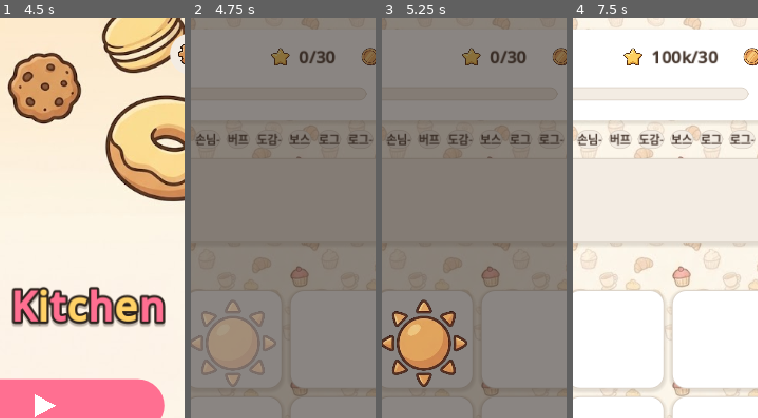
Above: before the commit, frames 1-4 (left to right).
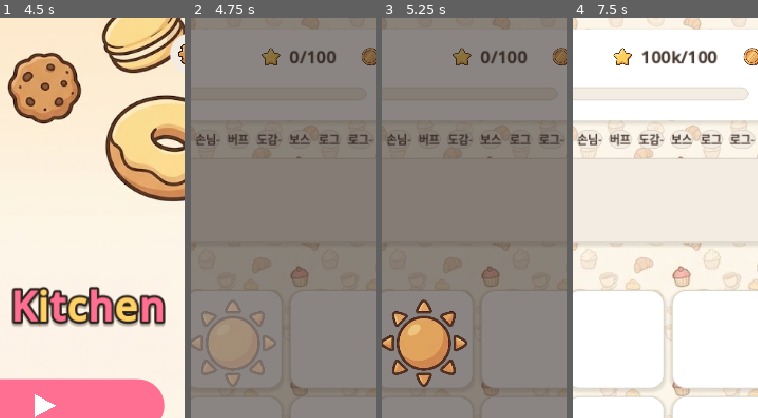
Above: after the commit, the same moments.

Repository: yellyB/game-slot-kitchen
Game: Godot game, scene res://scenes/Main.tscn
The game is run twice, just before and just after one commit, with the same random seed, the same clock (stepped at 60 frames per second) and the same inputs. Sound files missing from this copy of the repository are replaced by a short silence.
Inputs (mouse positions are % of the whole screen's width and height, from its top left):
- Up to frame 1 (4.5 s): tap Enter at 0.5 s; move the mouse to (45, 70) at 0.52 s; hold W 0.53-1.25 s; tap Q at 0.6 s; click (45, 70) at 0.67 s; tap Space at 0.77 s; click (11, 5) at 1.25 s; drag from (80, 65) to (45, 70) at 2.02 s; move the mouse to (20, 35) at 2.77 s; hold A 2.78-3.5 s; tap R at 2.85 s; drag from (55, 50) to (20, 35) at 3.52 s; move the mouse to (35, 25) at 4.27 s; hold S from 4.28 s (still down); tap Z at 4.35 s
- Up to frame 2 (4.75 s): keep holding S; tap Space at 4.52 s
- Up to frame 3 (5.25 s): release S at 5 s; drag from (21, 40) to (35, 25) at 5.02 s
- Up to frame 4 (7.5 s): move the mouse to (50, 40) at 5.77 s; hold W 5.78-6.5 s; tap C at 5.85 s; click (50, 40) at 5.92 s; click "+10만" at 6.5 s; click "별+10만" at 7.25 s
The pictures show only the part of the screen within x 39-89%, y 0-50%; the shares and areas given below are measured in that part.

Frame 1 is identical in both runs. In frame 2, 0.8% of the frame differs, in the area x 38-79%, y 7-12%; in frame 3, 0.8%; in frame 4, 1.3%, in the area x 21-79%, y 7-12%.

Commit message:
1개월차 4주 관문 440 — 실측 459 반영 (월 목표 380→440)
가중치 [10,12,8,8]→[10,12,8,14]로 1~3주(100/220/300)는 유지하고
4주=월목표만 440으로. 2개월차+ 곡선 불변.

Co-Authored-By: Claude Opus 4.8 (1M context) <noreply@anthropic.com>

Diff:
--- a/data/levels.gd
+++ b/data/levels.gd
@@ -15,7 +15,7 @@
 const RENT_BASE := 4000    # 곡선 기준값(mi>=onboarding 스케일). 초반은 RENT_ONBOARD로 별도.
 # 1~6개월차 목표점수 — 점수제(÷100·×10, 램프 상한으로 점수 정체). 7개월차+는 아래 곡선 공식.
 #   램프 정체 구간(~1만~1.5만)을 관통하며 상향 → 약빌드 m3, 강/숙련 m6~7 탈락.
-const RENT_ONBOARD := [300, 1200, 3500, 7000, 13000, 22000]
+const RENT_ONBOARD := [440, 1200, 3500, 7000, 13000, 22000]
 const RENT_GROWTH := 1.25   # 기본 복리 — 초반 월세 상향(2개월차 여유 축소). 강빌드 12개월 지점은 ACCEL이 결정
 const RENT_ACCEL := 2.50    # 후반 가속 항 복리(볼록) — 시뮬: 강빌드 ~12개월 겨우 통과 후 탈락
 const RENT_ACCEL_W := 0.02  # 가속 항 가중(초반 미미 → 후반 지배)
@@ -24,6 +24,8 @@
 # 주 관문 = 월 목표의 누적 분배(볼록: 첫주 최소→월말 최대). 증가분 비중, 누적합이 그 주 관문·전체합이 월 목표.
 # 항목 수 = WEEKS_PER_MONTH. 예) [1,2,3,4] → 누적 관문 0.1·0.3·0.6·1.0 (월말 = 월 목표).
 const WEEK_TARGET_WEIGHTS := [1, 2, 3, 4]
+# 1개월차(온보딩) 전용 주 가중치 — 실플레이 실측(106/226/308/459)에 맞춘 누적 관문 100·220·300·440.
+const ONBOARD_M1_WEIGHTS := [10, 12, 8, 14]
 
 # waves(주차별 손님 수)만 정의 — 월세는 공식(_monthly_rent). 정의 이후는 마지막 달 waves 연장.
 const MONTHS := [
@@ -59,15 +61,16 @@
 	return mini(base + WAVE_STEP * (mi - (MONTHS.size() - 1)), WAVE_CAP)
 
 ## 이번 주(0-base wi) 누적 관문 — 월 목표 mr을 WEEK_TARGET_WEIGHTS로 볼록 분배. 월말은 정확히 mr.
-static func _week_gate(mr: int, wi: int) -> int:
+static func _week_gate(mr: int, wi: int, mi: int) -> int:
 	if wi >= WEEKS_PER_MONTH - 1:
 		return mr
+	var weights: Array = ONBOARD_M1_WEIGHTS if mi == 0 else WEEK_TARGET_WEIGHTS
 	var total := 0
-	for x in WEEK_TARGET_WEIGHTS:
+	for x in weights:
 		total += int(x)
 	var cum := 0
 	for i in wi + 1:
-		cum += int(WEEK_TARGET_WEIGHTS[i])
+		cum += int(weights[i])
 	return int(round(float(mr) * float(cum) / float(total)))
 
 
@@ -85,7 +88,7 @@
 			pw = int(round(float(pw) * mult))
 	if OS.has_environment("SIM_RENT"):
 		mr = int(round(float(mr) * float(OS.get_environment("SIM_RENT"))))
-	var gate := _week_gate(mr, wi)
+	var gate := _week_gate(mr, wi, mi)
 	return {
 		"per_wave": pw,
 		"month": mi + 1,
